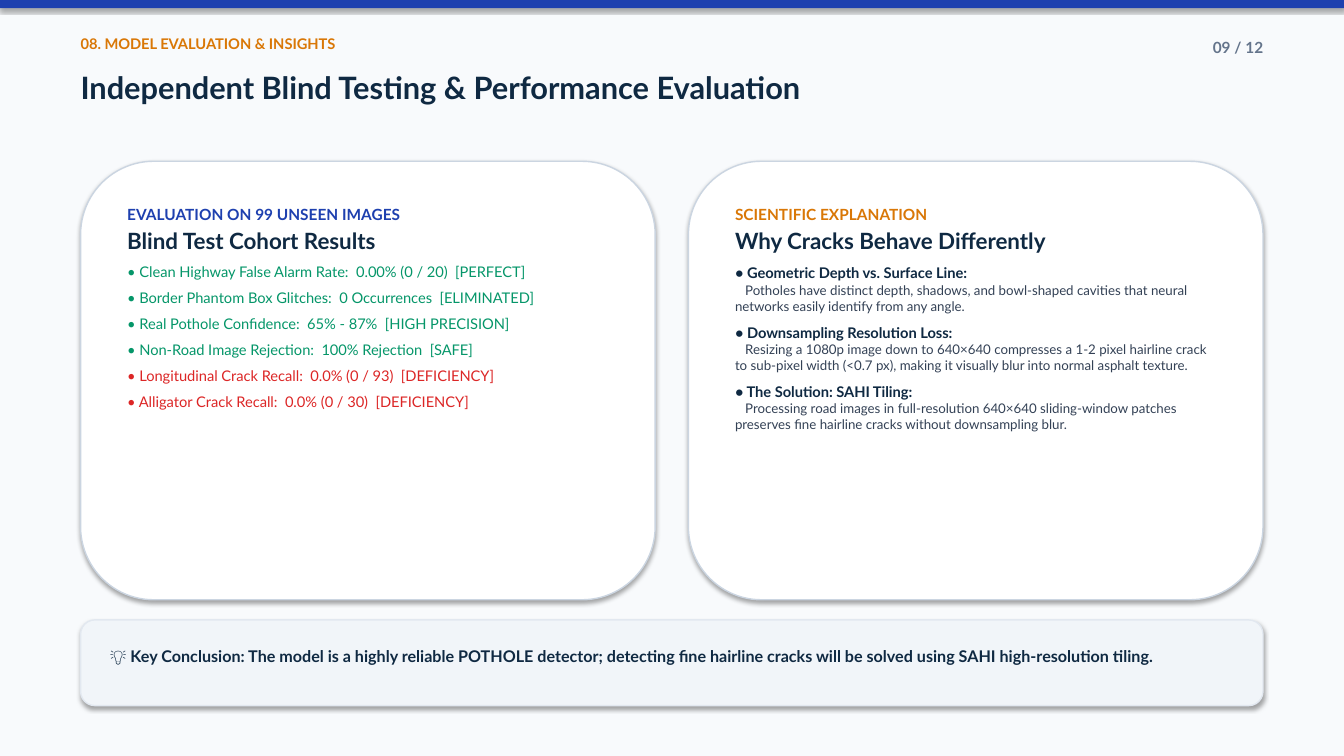
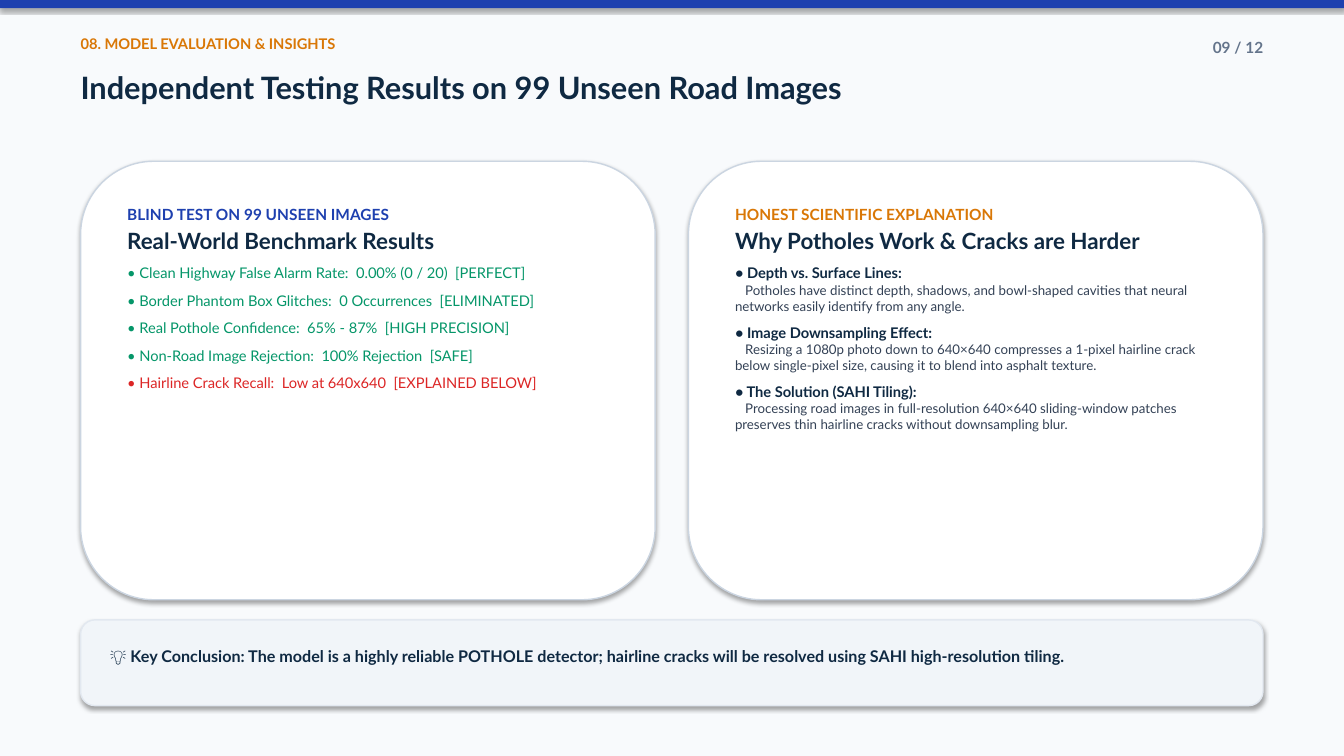
Before and after one commit to Priya-Ranjan-0201/Potholes-detector, a slide deck: slide 9 of ScamRoad_Presentation.pptx. Drawn at 1344x756 pixels with LibreOffice and Linux fonts; fonts in the diff are those of the drawing. Boxes give left, top, right and bottom in pixels: in the first picture for what was removed or moved away, otherwise in the second. Text is boxed around its words. In the diff, an @@ line names an element or a change of style, - is before the commit and + after.

```diff
--- a/ScamRoad_Presentation.pptx
+++ b/ScamRoad_Presentation.pptx
@@ text at [81,76,841,105]: text changed @@
-Independent Blind Testing & Performance Evaluation
+Independent Testing Results on 99 Unseen Road Images
@@ text in rounded rectangle at [127,208,434,249]: text changed; size 11 to 16 pt; text colour #1E40AF to #0F2942 @@
-EVALUATION ON 99 UNSEEN IMAGES
-Blind Test Cohort Results
+BLIND TEST ON 99 UNSEEN IMAGES
+Real-World Benchmark Results
@@ text in rounded rectangle at [735,208,1139,281]: text changed; size 10.5 to 16 pt @@
-SCIENTIFIC EXPLANATION
-Why Cracks Behave Differently
-• Geometric Depth vs. Surface Line:
+HONEST SCIENTIFIC EXPLANATION
+Why Potholes Work & Cracks are Harder
+• Depth vs. Surface Lines:
@@ text in rounded rectangle at [139,266,534,364]: more space between paragraphs @@
@@ text in rounded rectangle at [735,327,1196,432]: text changed @@
-• Downsampling Resolution Loss:
-Resizing a 1080p image down to 640×640 compresses a 1-2 pixel hairline crack to sub-pixel width (<0.7 px), making it visually blur into normal asphalt texture.
-• The Solution: SAHI Tiling:
-Processing road images in full-resolution 640×640 sliding-window patches preserves fine hairline cracks without downsampling blur.
+• Image Downsampling Effect:
+Resizing a 1080p photo down to 640×640 compresses a 1-pixel hairline crack below single-pixel size, causing it to blend into asphalt texture.
+• The Solution (SAHI Tiling):
+Processing road images in full-resolution 640×640 sliding-window patches preserves thin hairline cracks without downsampling blur.
@@ text in rounded rectangle at [139,376,537,390]: text changed @@
-• Longitudinal Crack Recall: 0.0% (0 / 93) [DEFICIENCY]
-• Alligator Crack Recall: 0.0% (0 / 30) [DEFICIENCY]
+• Hairline Crack Recall: Low at 640x640 [EXPLAINED BELOW]
@@ text in rounded rectangle at [130,650,1064,665]: text changed @@
-💡 Key Conclusion: The model is a highly reliable POTHOLE detector; detecting fine hairline cracks will be solved using SAHI high-resolution tiling.
+💡 Key Conclusion: The model is a highly reliable POTHOLE detector; hairline cracks will be resolved using SAHI high-resolution tiling.
```
Also in this commit, not shown: 9 other slides changed, 12 other files.
